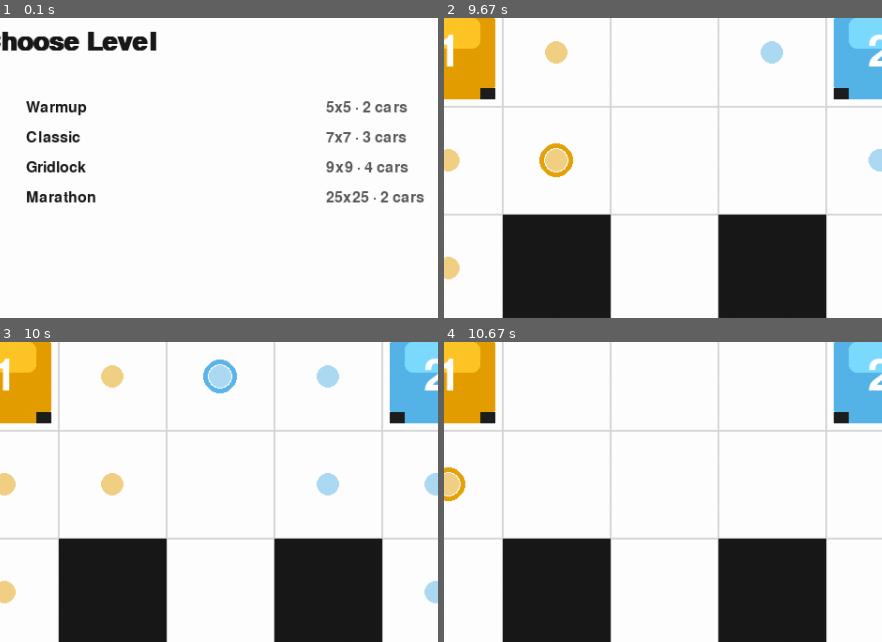
Above: before the commit, frames 1-4 (two rows, left to right).
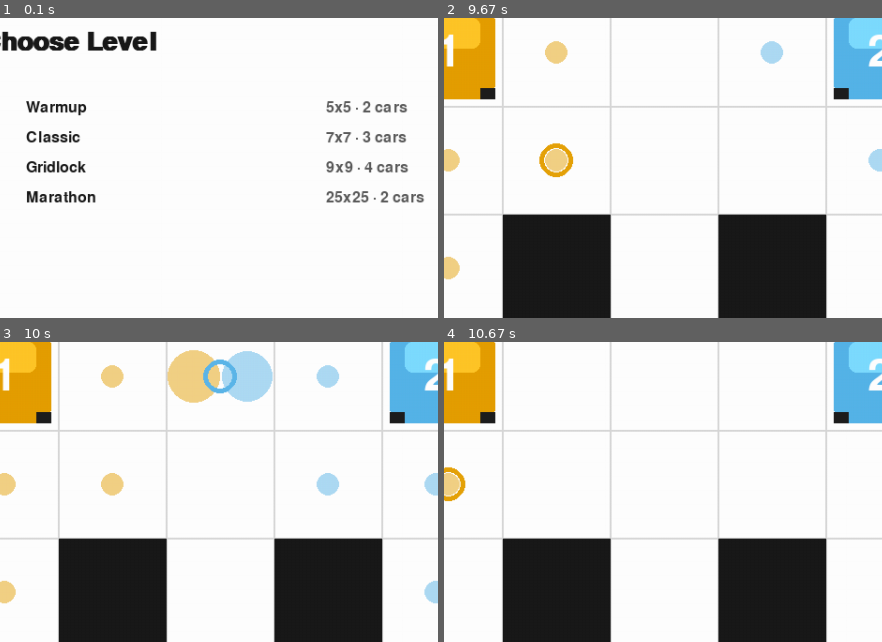
Above: after the commit, the same moments.

Repository: ldicandia/SIA-G3
Game: pygame game, started from TP1/gridworld/__main__.py
Two runs of this game, one before a commit and one after it. Both use one fixed random seed, a clock stepped at 60 frames per second and the inputs below.
Inputs:
- Up to frame 1 (0.1 s): no input
- Up to frame 2 (9.67 s): tap 1 at 0.33 s; tap 2 at 0.67 s; hold Right 1-1.47 s; tap S at 1.5, 3.32, 4.65, 6.12, 7.45, 8.85 s; tap Space at 1.83, 2.23, 2.53, 2.73, 3.03, 3.23, 3.53, 3.8, 4.13, 4.43, 4.57, 4.97, 5.27, 5.63, 6.03, 6.33, 6.53, 6.83, 7.03, 7.37, 7.67, 7.87, 8.17, 8.43, 8.77, 9.07, 9.2 s; tap + at 3.88, 5.05, 6.62, 7.95, 9.28 s; tap = at 9.53 s
- Up to frame 3 (10 s): tap Space at 9.93 s
- Up to frame 4 (10.67 s): tap S at 10.02 s; tap Space at 10.23, 10.6 s
The pictures show only the part of the screen within x 6-56%, y 8-58%; the shares and areas given below are measured in that part.

Frames 1-2 are identical in both runs. In frame 3, 2.9% of the frame differs, in the area x 38-63%, y 2-21%; in frame 4, nothing differs.

Commit message:
Split overlapping trace markers by cell slices
Improve search trace rendering when multiple cars occupy the same board cell. Added `_grid_cells` to partition a cell into compact sub-rects and updated explored/path overlays to group by cell and draw each car in its own slice, preserving visibility instead of alpha-smearing overlap. Path polylines are still drawn from per-step cell centers for route continuity.

Diff:
--- a/TP1/gridworld/ui/render.py
+++ b/TP1/gridworld/ui/render.py
@@ -6,6 +6,7 @@
 
 from __future__ import annotations
 
+import math
 from dataclasses import dataclass
 from typing import Mapping
 
@@ -228,6 +229,29 @@
     surface.set_clip(previous_clip)
 
 
+def _grid_cells(rect: pygame.Rect, count: int) -> list[pygame.Rect]:
+    """Split ``rect`` into ``count`` compact sub-rects, one per occupant.
+
+    Several cars can land on the same board cell in the trace overlay; giving
+    each occupant its own slice keeps every one of them visible instead of
+    letting later draws fully cover -- or alpha-blend into an indistinct
+    smear over -- earlier ones.
+    """
+    if count <= 1:
+        return [rect]
+    cols = math.ceil(math.sqrt(count))
+    rows = math.ceil(count / cols)
+    cells: list[pygame.Rect] = []
+    for index in range(count):
+        row_idx, col_idx = divmod(index, cols)
+        x0 = rect.x + round(col_idx * rect.width / cols)
+        x1 = rect.x + round((col_idx + 1) * rect.width / cols)
+        y0 = rect.y + round(row_idx * rect.height / rows)
+        y1 = rect.y + round((row_idx + 1) * rect.height / rows)
+        cells.append(pygame.Rect(x0, y0, max(1, x1 - x0), max(1, y1 - y0)))
+    return cells
+
+
 def draw_search_trace(
     surface: pygame.Surface,
     board: Board,
@@ -241,33 +265,51 @@
 
     Both are keyed by car number and drawn in that car's own hue, so each
     car's exploration and route stay visually distinct instead of blending
-    into a single undifferentiated trace.
+    into a single undifferentiated trace. When two or more cars share the
+    same board cell, that cell is split via ``_grid_cells`` so every car's
+    mark stays visible in its own slice rather than fully overlapping.
     """
     origin_x, origin_y = origin
     trace = pygame.Surface((BOARD_SIZE, BOARD_SIZE), pygame.SRCALPHA)
     dot_radius = max(3, cell // 9)
 
+    explored_by_cell: dict[tuple[int, int], list[int]] = {}
     for car, positions in explored_cells.items():
-        hue = car_hue(car)
-        for row, col in positions:
-            center = (origin_x + col * cell + cell // 2, origin_y + row * cell + cell // 2)
-            pygame.draw.circle(
-                trace,
-                (*hue, SEARCH_EXPLORED_ALPHA),
-                center,
-                dot_radius,
-            )
+        for pos in positions:
+            explored_by_cell.setdefault(pos, []).append(car)
+
+    for (row, col), cars in explored_by_cell.items():
+        rect = pygame.Rect(origin_x + col * cell, origin_y + row * cell, cell, cell)
+        cars = sorted(cars)
+        for car, sub in zip(cars, _grid_cells(rect, len(cars))):
+            hue = car_hue(car)
+            radius = dot_radius if len(cars) == 1 else max(2, min(sub.width, sub.height) // 2 - 1)
+            pygame.draw.circle(trace, (*hue, SEARCH_EXPLORED_ALPHA), sub.center, radius)
+
+    path_cell_cars: dict[tuple[int, int], list[int]] = {}
+    for car, positions in solution_paths.items():
+        seen: set[tuple[int, int]] = set()
+        for pos in positions:
+            if pos not in seen:
+                path_cell_cars.setdefault(pos, []).append(car)
+                seen.add(pos)
+
+    for (row, col), cars in path_cell_cars.items():
+        rect = pygame.Rect(origin_x + col * cell, origin_y + row * cell, cell, cell)
+        cars = sorted(cars)
+        for car, sub in zip(cars, _grid_cells(rect, len(cars))):
+            hue = car_hue(car)
+            pygame.draw.rect(trace, (*hue, SEARCH_PATH_ALPHA), sub)
 
     path_width = max(3, cell // 7)
     for car, positions in solution_paths.items():
         if not positions:
             continue
         hue = car_hue(car)
-        centers: list[tuple[int, int]] = []
-        for row, col in positions:
-            rect = pygame.Rect(origin_x + col * cell, origin_y + row * cell, cell, cell)
-            pygame.draw.rect(trace, (*hue, SEARCH_PATH_ALPHA), rect)
-            centers.append(rect.center)
+        centers = [
+            (origin_x + col * cell + cell // 2, origin_y + row * cell + cell // 2)
+            for row, col in positions
+        ]
         if len(centers) > 1:
             pygame.draw.lines(
                 trace,
